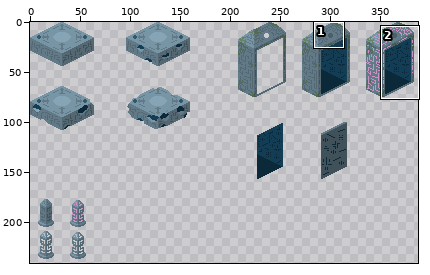
Pixel-art file, stored at game-off-2025-waves/scenes/big_spritesheet.aseprite. The picture above shows the old version from afar; the outline marks the close-up.
Close-up. Before the commit:
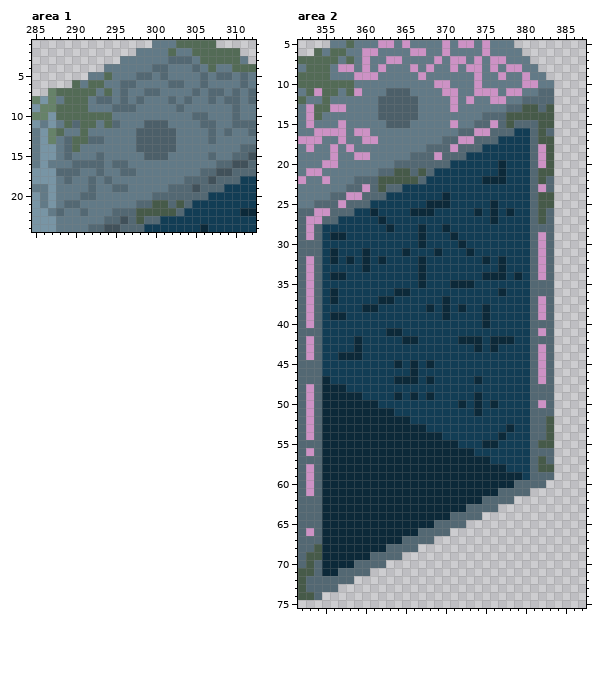
640x544 pixels, 1 frame. Shown: area 1: x 285..312, y 1..24; area 2: x 352..387, y 5..75. The wide view leaves out empty margins. The commit also changed other parts of the picture, which this record leaves out.
Now the later version:
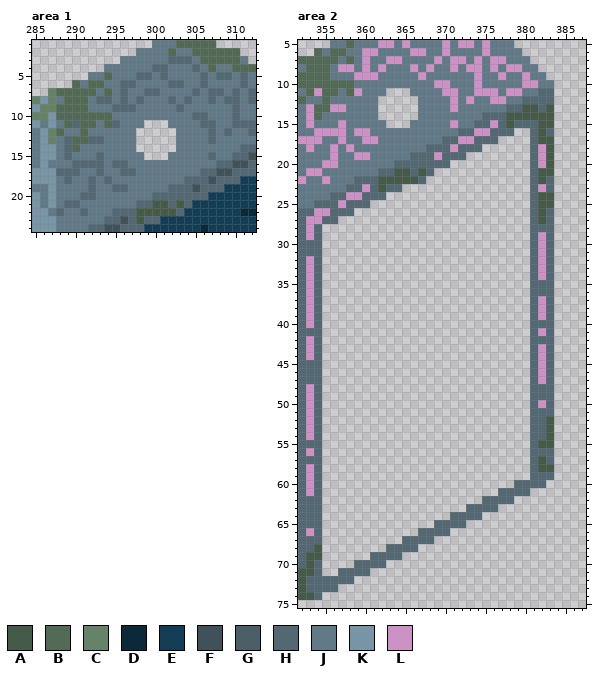
Palette (. is transparent): A #465a49  B #536b56  C #668269  D #0c2939  E #123d55  F #41515a  G #4c5f69  H #536873  J #627a87  K #7895a5  L #cd92c5
What changed:
--- area 1, layer "Layer 1"
@@ x 296..304 @@
 10 JJJJJJJJJ
-11 JJJGGGJJJ
-12 JJGGGGGJJ
-13 JJGGGGGJJ
-14 JJGGGGGJJ
-15 JJJGGGJJJ
+11 JJJ...JJJ
+12 JJ.....JJ
+13 JJ.....JJ
+14 JJ.....JJ
+15 JJJ...JJJ
 16 HJJJJJJJJ
--- area 2, layer "Layer 1"
@@ x 352..387 @@
 10 BBBBBBBJJJJJJJJJJLLJJJLJJJJJLLJJ....
-11 JBLBBJBLJJJGGGJJJJLLJJLLLJLLJJHH....
-12 BJJBJJJJJJGGGGGJJJJLJLJJLLJJHHHH....
-13 JLBBLLJJJJGGGGGJJJJLJJJJJJHHAAHA....
-14 JLBJJJJJJJGGGGGJJJJJJJJHHHAAAAAA....
-15 JLJJJLJJJJJGGGJJJJJLJJHHLHAHHHAA....
-16 JJLLLLJLLJJJJJJJJJJJHHLLHHHEEHAH....
-17 LLLJJLJJLLJJJJJJJJHHLLHHHEEEEHAA....
-18 JLJJLJLJJJJJJJJJHHHLHHHEEEEEEHLA....
-19 JJJJLJJLLJJJJJHHHLHHHEEEEEEEEHLA....
-20 JJJLLJJJJJJJHHHHHHHEEEEEEDEEEHLA....
-21 JLLJJJJJJJHHAAHAHEEEEEEEEDEEEHAA....
-22 LJJLJJJHHHAAAAAHEEEEEEEDDDEEEHAH....
-23 JJJJJJHHLHAHHEEEEEEEEEEEEEEEEHLH....
-24 JJJJHHLLHHHEEEEEEEDEEEEEEEEEEHAA....
-25 JJHHHLHHHEEEEEEEDDDEEEEEDEEEEHAA....
-26 HHLLHHHEEDEEEEDDDEEEEEDEDEDEEHAH....
-27 HLLHHEEEEEDEEEEEEEEEEEEEDEEEEHAH....
-28 HLHEEEEEEEEDEEEDEEDEEEEEEEEEEHHH....
-29 HLHEDDEEEEEEEEEDEEEDEEEEEEEEEHLH....
-30 HHHEEEEEEEEEEEEDEEEEDEEEEEEEEHLH....
-31 HHHEDEEEDEEEEDEEEDEEEDEEEEEEEHLH....
-32 HLHEDEDEDEDEEEEDEEEEEEEDEDEEEHLH....
-33 HLHEEEEEDEEEEEEDEEEEEEEEEDEEEHLH....
-34 HLHEDDEEEEEEEEEDEEEEEEEDDDEDEHLH....
-35 HLHEEEEEEEEEEEEDEEEDDDEEEEEEEHHH....
-36 HLHEDEEEEEEEDDEEEEEEEEEEEDEEEHHH....
-37 HLHEDEEEEEDDEEEEEEDEEEEEEEEEEHLH....
-38 HLHEEEEEDDEEEEEEDEDEDEEDEEEEEHLH....
-39 HLHEDDEEEEEEEEEEEEDEEEEDEEEEEHLH....
-40 HLHEEEEEEEEEEEEEEEEEEEEDEEEEEHHH....
-41 HHHEEEEEEEEDDEEEEEEEEEEEEEEEEHLH....
-42 HLHEEEEDEEEEEDDEEEEEDDDEDDDEEHHH....
-43 HLHEEEEDEEEEEEEEEEEEEEDEDEEEEHLH....
-44 HLHEEDDDEEEEEEEEEEEEEEEEEEEEEHLH....
-45 HHHEEEEEEEEEDEDEDEEEEEEEEEEEEHLH....
-46 HHHEEEEEEEEEEEDEEEEEEEEEEEEEEHLH....
-47 HHHDEEEEEEEEDDDEDEEEEEDEEEEEEHLH....
-48 HLHDDDEEEEEEEEEEEEEEEEEEEEEEEHHH....
-49 HLHDDDDDEEEEDEDEDEEEEEDEEEEEEHHH....
-50 HLHDDDDDDDEEEEEEEEEEDEDEDEEEEHLH....
-51 HLHDDDDDDDDDEEEEEEEEEEDEEEEEEHHH....
-52 HLHDDDDDDDDDDDEEEEEEEEEEEEEEEHHA....
-53 HLHDDDDDDDDDDDDDEEEEEEEEEEDEEHHA....
-54 HLHDDDDDDDDDDDDDDDEEEEEEEDEEEHHA....
-55 HHHDDDDDDDDDDDDDDDDDEEEDDEEEEHAA....
-56 HLHDDDDDDDDDDDDDDDDDDDEEEEEEEHHH....
-57 HHHDDDDDDDDDDDDDDDDDDDDDEEEEEHAH....
-58 HLHDDDDDDDDDDDDDDDDDDDDDDDEEEHAA....
-59 HLHDDDDDDDDDDDDDDDDDDDDDDDDDEHHH....
-60 HLHDDDDDDDDDDDDDDDDDDDDDDDDHHHH.....
-61 HLHDDDDDDDDDDDDDDDDDDDDDDHHHH.......
-62 HHHDDDDDDDDDDDDDDDDDDDDHHHH.........
-63 HHHDDDDDDDDDDDDDDDDDDHHHH...........
-64 HHHDDDDDDDDDDDDDDDDHHHH.............
-65 HHHDDDDDDDDDDDDDDHHHH...............
-66 HLHDDDDDDDDDDDDHHHH.................
-67 HHHDDDDDDDDDDHHHH...................
-68 HHADDDDDDDDHHHH.....................
-69 HAADDDDDDHHHH.......................
-70 HAHDDDDHHHH.........................
-71 AAHDDHHHH...........................
+11 JBLBBJBLJJJ...JJJJLLJJLLLJLLJJHH....
+12 BJJBJJJJJJ.....JJJJLJLJJLLJJHHHH....
+13 JLBBLLJJJJ.....JJJJLJJJJJJHHAAHA....
+14 JLBJJJJJJJ.....JJJJJJJJHHHAAAAAA....
+15 JLJJJLJJJJJ...JJJJJLJJHHLHAHHHAA....
+16 JJLLLLJLLJJJJJJJJJJJHHLLHHH..HAH....
+17 LLLJJLJJLLJJJJJJJJHHLLHHH....HAA....
+18 JLJJLJLJJJJJJJJJHHHLHHH......HLA....
+19 JJJJLJJLLJJJJJHHHLHHH........HLA....
+20 JJJLLJJJJJJJHHHHHHH..........HLA....
+21 JLLJJJJJJJHHAAHAH............HAA....
+22 LJJLJJJHHHAAAAAH.............HAH....
+23 JJJJJJHHLHAHH................HLH....
+24 JJJJHHLLHHH..................HAA....
+25 JJHHHLHHH....................HAA....
+26 HHLLHHH......................HAH....
+27 HLLHH........................HAH....
+28 HLH..........................HHH....
+29 HLH..........................HLH....
+30 HHH..........................HLH....
+31 HHH..........................HLH....
+32 HLH..........................HLH....
+33 HLH..........................HLH....
+34 HLH..........................HLH....
+35 HLH..........................HHH....
+36 HLH..........................HHH....
+37 HLH..........................HLH....
+38 HLH..........................HLH....
+39 HLH..........................HLH....
+40 HLH..........................HHH....
+41 HHH..........................HLH....
+42 HLH..........................HHH....
+43 HLH..........................HLH....
+44 HLH..........................HLH....
+45 HHH..........................HLH....
+46 HHH..........................HLH....
+47 HHH..........................HLH....
+48 HLH..........................HHH....
+49 HLH..........................HHH....
+50 HLH..........................HLH....
+51 HLH..........................HHH....
+52 HLH..........................HHA....
+53 HLH..........................HHA....
+54 HLH..........................HHA....
+55 HHH..........................HAA....
+56 HLH..........................HHH....
+57 HHH..........................HAH....
+58 HLH..........................HAA....
+59 HLH..........................HHH....
+60 HLH........................HHHH.....
+61 HLH......................HHHH.......
+62 HHH....................HHHH.........
+63 HHH..................HHHH...........
+64 HHH................HHHH.............
+65 HHH..............HHHH...............
+66 HLH............HHHH.................
+67 HHH..........HHHH...................
+68 HHA........HHHH.....................
+69 HAA......HHHH.......................
+70 HAH....HHHH.........................
+71 AAH..HHHH...........................
 72 AHHHHHH.............................
Boxes around the changes in both close-ups, in picture pixels (x1, y1, x2, y2):
erased: (136, 120, 176, 160)
erased: (378, 88, 418, 128)
erased: (322, 128, 530, 576)
